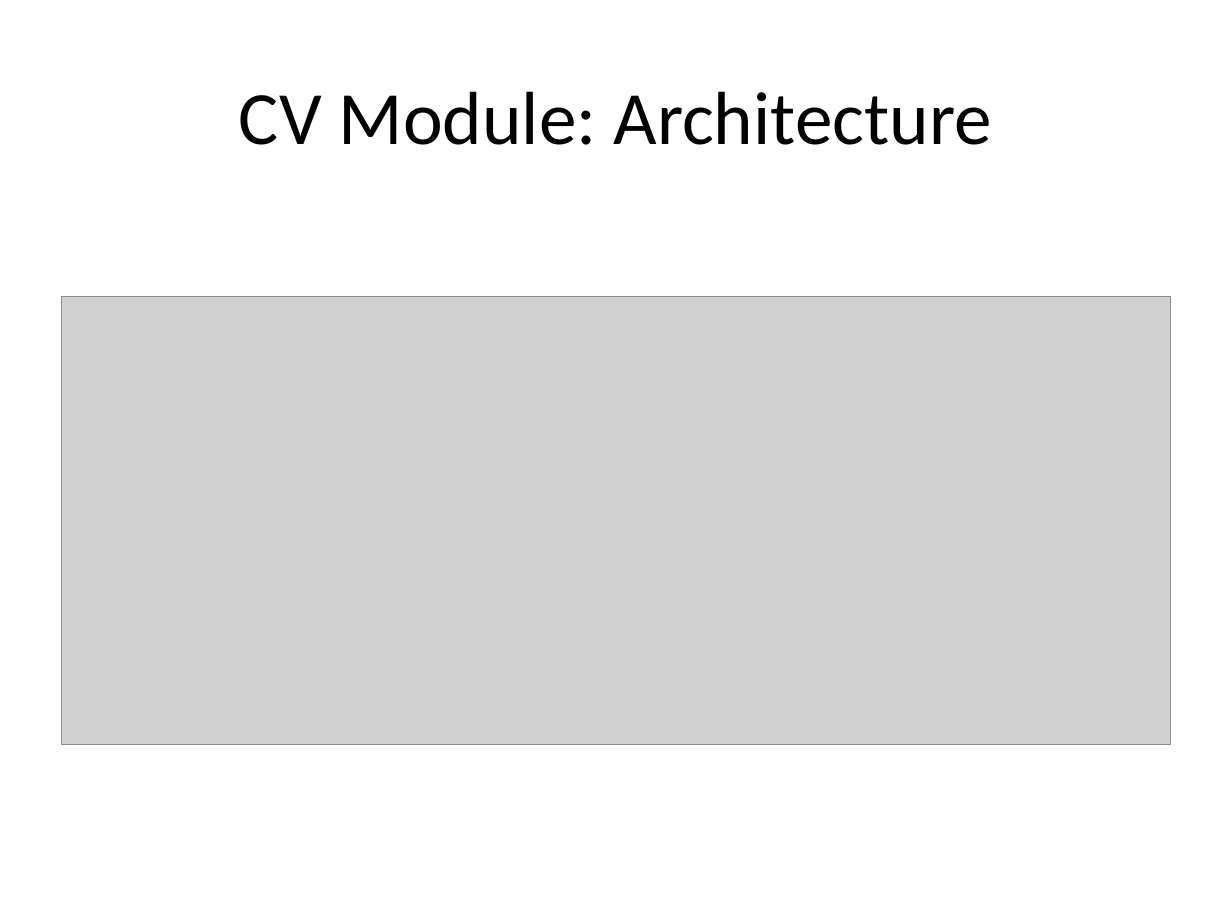
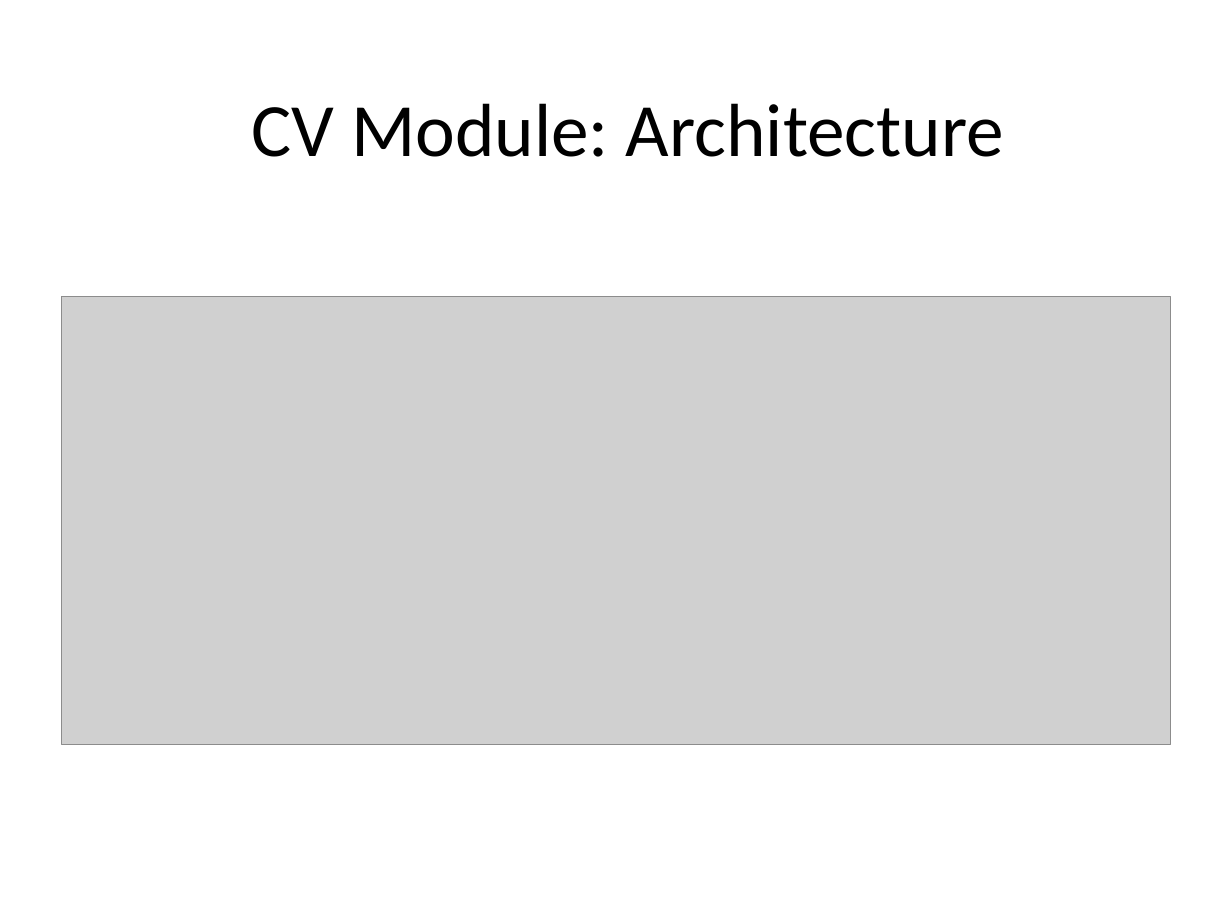
Before and after one commit to hananabilabd/Computer-Vision-and-Neural-Machine-Interface-for-Upper-Limb-Prostheses, a slide deck: slide 22 of GP_presentation.pptx. Drawn at 1232x924 pixels with LibreOffice and Linux fonts; fonts in the diff are those of the drawing; grey boxes stand for pictures. Boxes give left, top, right and bottom in pixels: in the first picture for what was removed or moved away, otherwise in the second. Text is boxed around its words. In the diff, an @@ line names an element or a change of style, - is before the commit and + after.

```diff
--- a/GP_presentation.pptx
+++ b/GP_presentation.pptx
@@ text "CV Module: Architecture": place and size @@
-text "CV Module: Architecture" at (239, 91, 992, 145)
+text "CV Module: Architecture" at (251, 103, 1004, 157)
```
Also in this commit, not shown: 15 other slides changed, 2 slides added.
